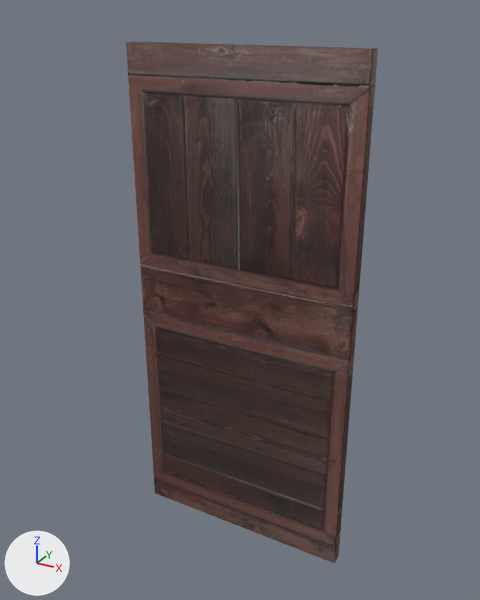
An edit to the Blender file assets/objects/door.blend, drawn before and after from the same camera.
Before and after are seen from a 50 mm lens placed at (1.23, -2.25, 1.22), pointed at (-0.01, 0.01, 0.09). Every picture has the same lights, and +X, +Y and +Z are marked at lower left. The older version comes first.

Names of what the first picture shows: 'Door'.
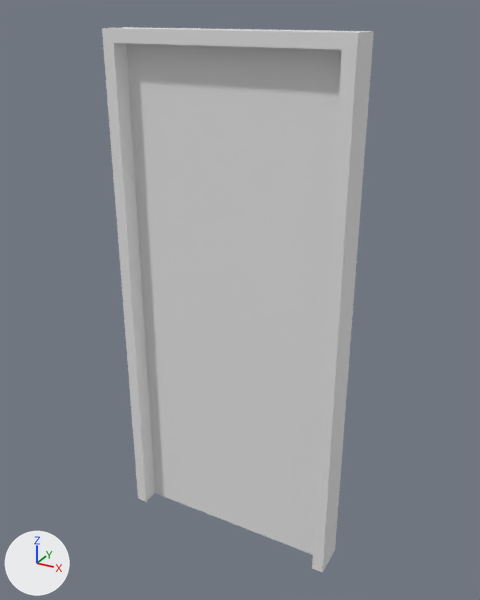
The newer file is also rescaled (x0.977), turned or shifted as a whole; pictures and numbers use the older file's frame.

What differs and where, as boxes [x1, y1, x2, y2] in the pictures (480 x 600 px; the box of a moved part takes in the faces that stretch with it):
'Door', recoloured, surface changed, rescaled (lighter, 14% narrower): before [126, 42, 378, 563]; after [126, 43, 342, 555]
'Frame', added: after [102, 27, 374, 573]
part 1 of me_door, moved or reshaped: before [126, 42, 378, 563]; after [126, 43, 342, 555]

Edits to the bpy script that builds the scene:
```text
Add mat_material:
    mat_material = principled_material('Material')
    mat_material.base_color = (0.8, 0.8, 0.8)  # white #e7e7e7
Change me_door:
    used by ob_door; location = (-0.5, 0.025, 0.0)
    remove me_door.from_pydata(...)  # 8 vertices, 6 faces; spans x 0.0..1.0, y -0.05..0.0, z -1.1..1.1
    remove me_door.materials.append(mat_wooden_wall_panels)
    add me_door.from_pydata(...)  # 8 vertices, 6 faces; spans x 0.0..0.92, y -0.05..0.0, z -1.1..1.1
    me_door part 1: the whole mesh is scaled about the mesh origin by (0.921, 1.02, 1)
    me_door part 2: texture (UV) coordinates changed
    add me_door.materials.append(mat_material)  # white #e7e7e7
Add me_cube:
    me_cube.from_pydata([(-0.5, -0.08, -1.1), (-0.5, -0.08, 1.1), (-0.5, 0.08, -1.1), (-0.5, 0.08, 1.1), (0.5, -0.08, -1.1), (0.5, -0.08, 1.1), (0.5, 0.08, -1.1), (0.5, 0.08, 1.1), (0.45, 0.08, 1.05), (-0.45, 0.08, 1.05), (-0.45, 0.08, -1.1), (0.45, 0.08, -1.1), (-0.45, -0.08, 1.05), (0.45, -0.08, 1.05), (-0.45, -0.08, -1.1), (0.45, -0.08, -1.1)], [], [(0, 1, 3, 2), (2, 3, 7, 6, 11, 8, 9, 10), (6, 7, 5, 4), (15, 4, 5, 1, 0, 14, 12, 13), (6, 4, 15, 11), (0, 2, 10, 14), (7, 3, 1, 5), (10, 9, 12, 14), (13, 8, 11, 15), (9, 8, 13, 12)])
    me_cube.materials.append(mat_material)  # white #e7e7e7
Add ob_frame:
    ob_frame = bpy.data.objects.new('Frame', me_cube)
    ob_frame.location = (-0.04, -0.025, 0.026)
    ob_frame.scale = (1.02, 1.02, 1.02)
```
